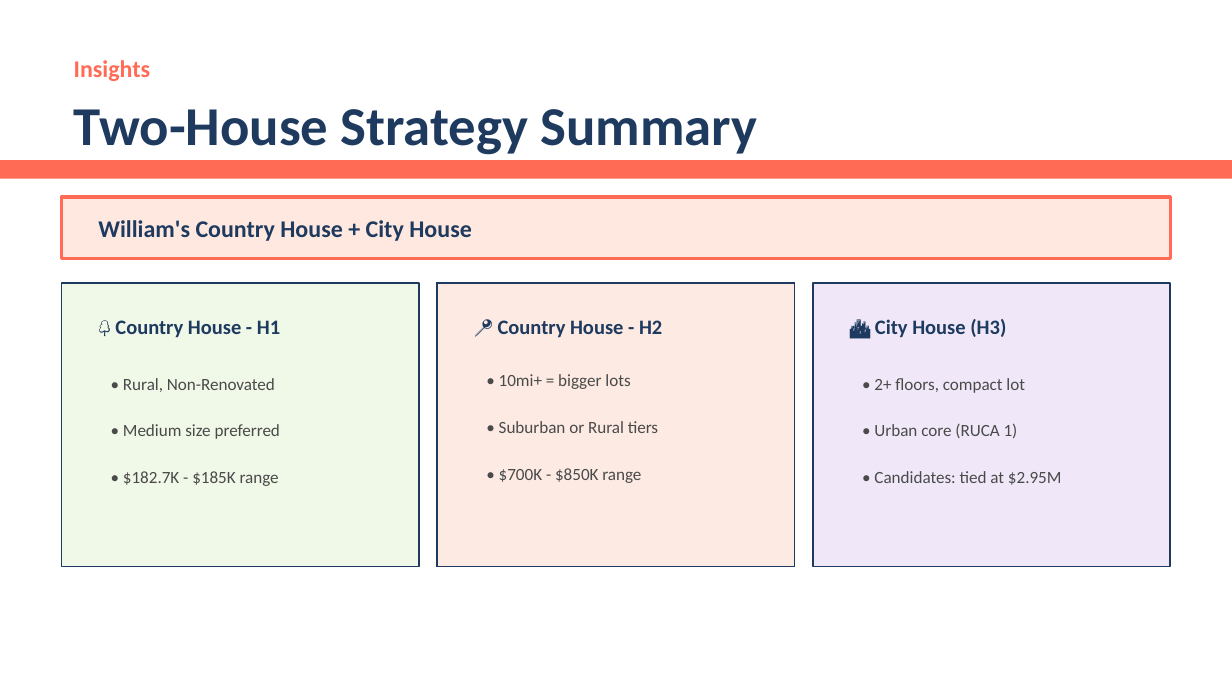
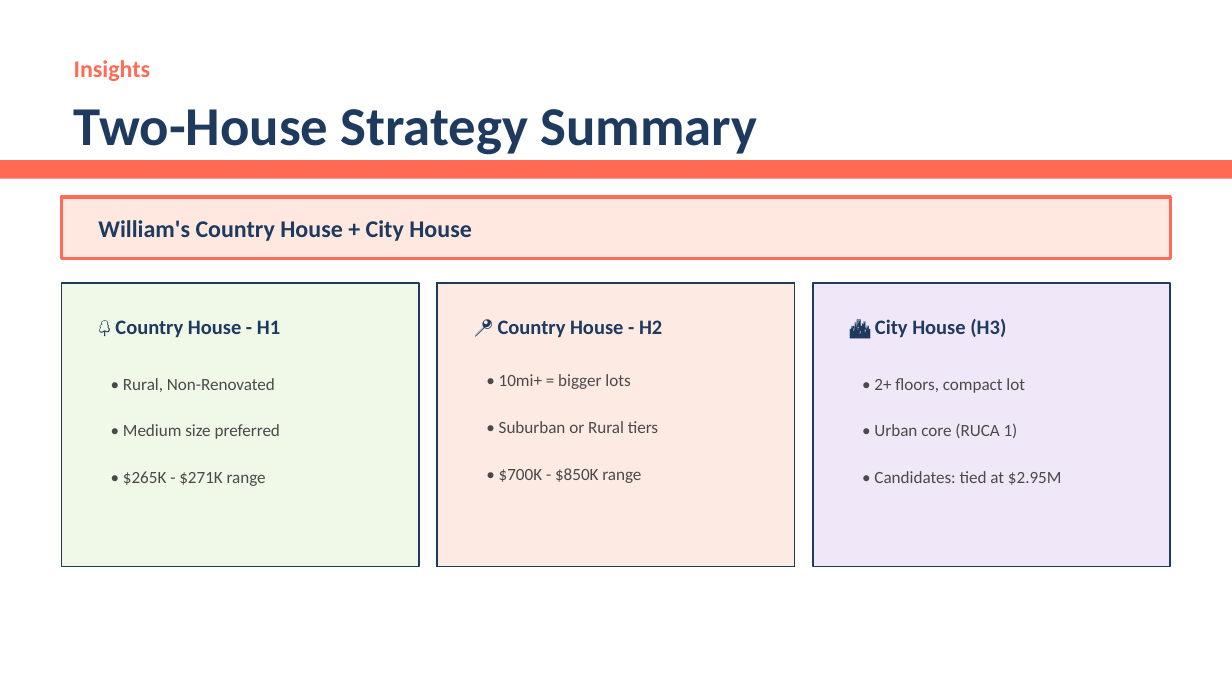
Before and after one commit to MohammadBajbouj/mohammad-ds-project-template, a slide deck: slide 21 of work_and_report/presentations/William_Rodriguez_Offers_NeueFische_Style_2.pptx. Drawn at 1232x693 pixels with LibreOffice and Linux fonts; fonts in the diff are those of the drawing. Boxes give left, top, right and bottom in pixels: in the first picture for what was removed or moved away, otherwise in the second. Text is boxed around its words. In the diff, an @@ line names an element or a change of style, - is before the commit and + after.

```diff
--- a/work_and_report/presentations/William_Rodriguez_Offers_NeueFische_Style_2.pptx
+++ b/work_and_report/presentations/William_Rodriguez_Offers_NeueFische_Style_2.pptx
@@ text at <box>123,471,266,486</box>: text changed @@
-• $182.7K - $185K range
+• $265K - $271K range
```
Also in this commit, not shown: 3 other slides changed, 5 other files.
